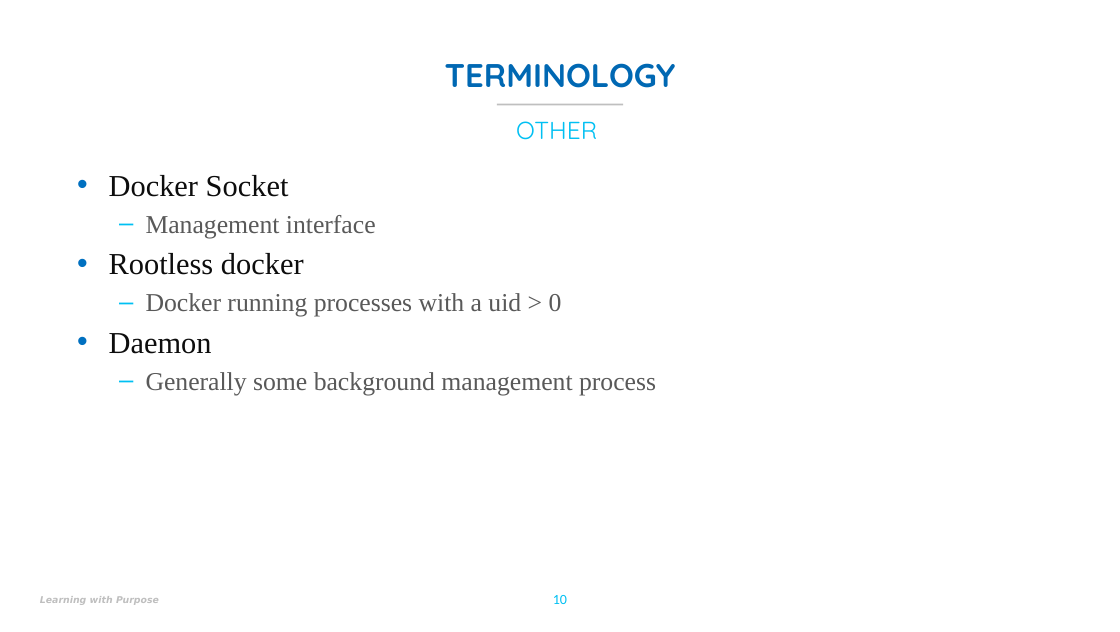
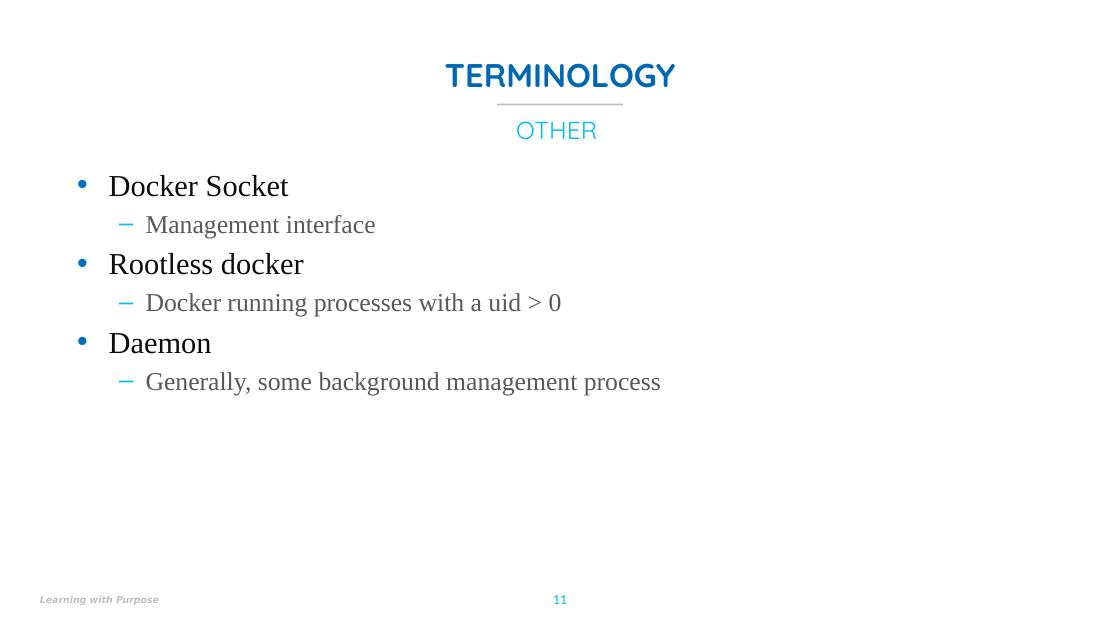
Before and after one commit to UMLCloudComputing/Docker, a slide deck: slide 11 of Slides/Docker-Panic-v1.pptx (slide 10 before the commit). Drawn at 1120x632 pixels with LibreOffice and Linux fonts; fonts in the diff are those of the drawing; background and template pictures are left out. Boxes give left, top, right and bottom in pixels: in the first picture for what was removed or moved away, otherwise in the second. Text is boxed around its words. In the diff, an @@ line names an element or a change of style, - is before the commit and + after.

Commit message:
Terminology + Demo-Start and LXC Start

```diff
--- a/Slides/Docker-Panic-v1.pptx
+++ b/Slides/Docker-Panic-v1.pptx
@@ text at <box>146,372,661,395</box>: text changed @@
-  – Generally some background management process
+  – Generally, some background management process
@@ page number at <box>553,595,567,604</box>: text changed @@
-10
+11
```
Also in this commit, not shown: 3 other slides changed, 4 slides added, 1 other file.
